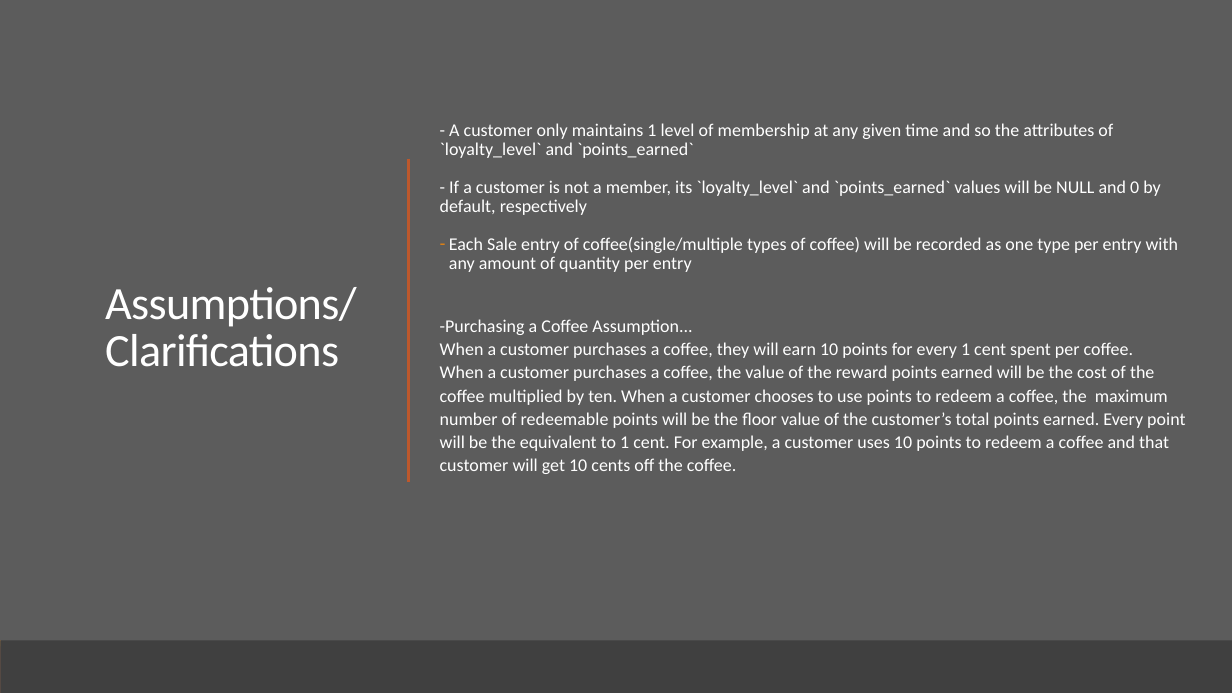
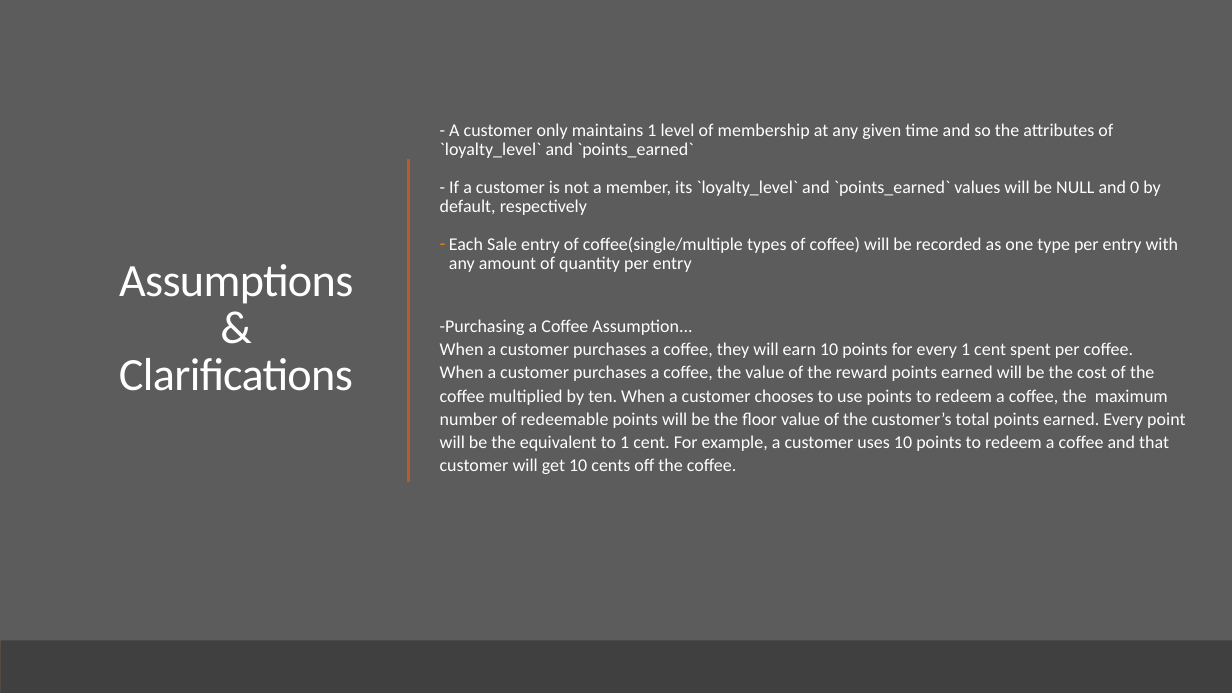
Before and after one commit to cnecciai/BoutiqueCoffee, a slide deck: slide 7 of Project/ER Model.pptx (slide 6 before the commit). Drawn at 1232x693 pixels with LibreOffice and Linux fonts; fonts in the diff are those of the drawing. Boxes give left, top, right and bottom in pixels: in the first picture for what was removed or moved away, otherwise in the second. Text is boxed around its words. In the diff, an @@ line names an element or a change of style, - is before the commit and + after.

```diff
--- a/Project/ER Model.pptx
+++ b/Project/ER Model.pptx
@@ title at (x1=119, y1=264, x2=353, y2=391): text changed @@
-Assumptions/Clarifications
+Assumptions & Clarifications
```
Also in this commit, not shown: 2 other slides changed, 2 slides added, 1 slide removed, 1 other file.
